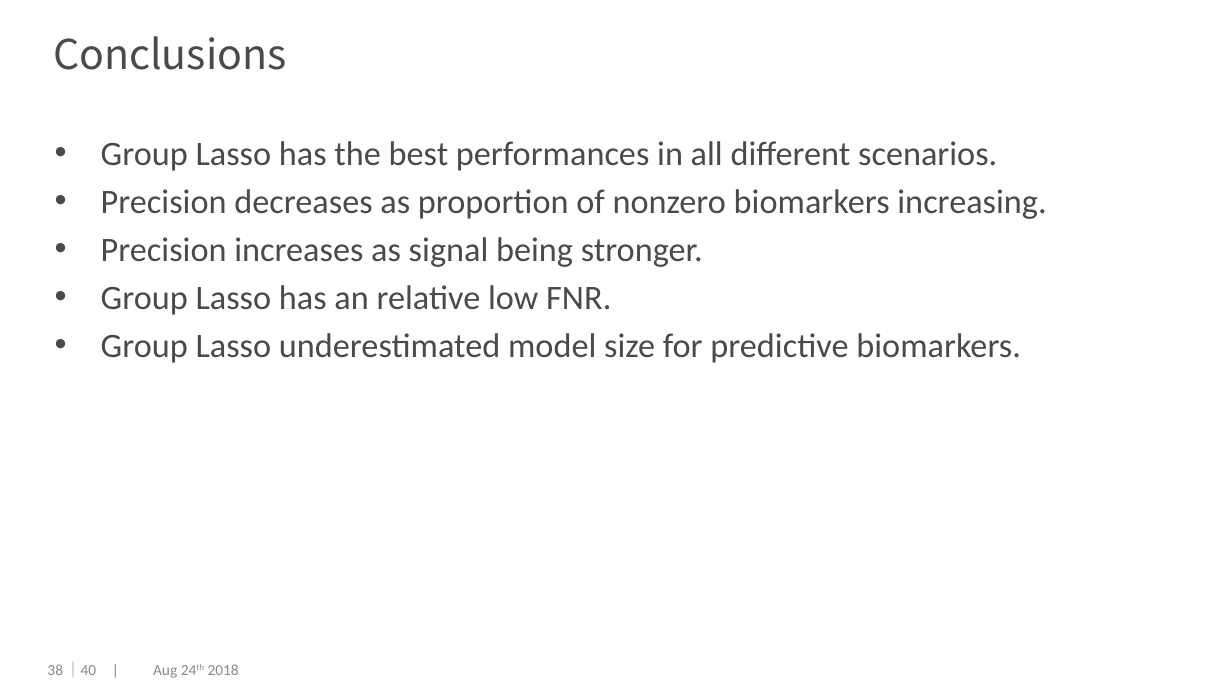
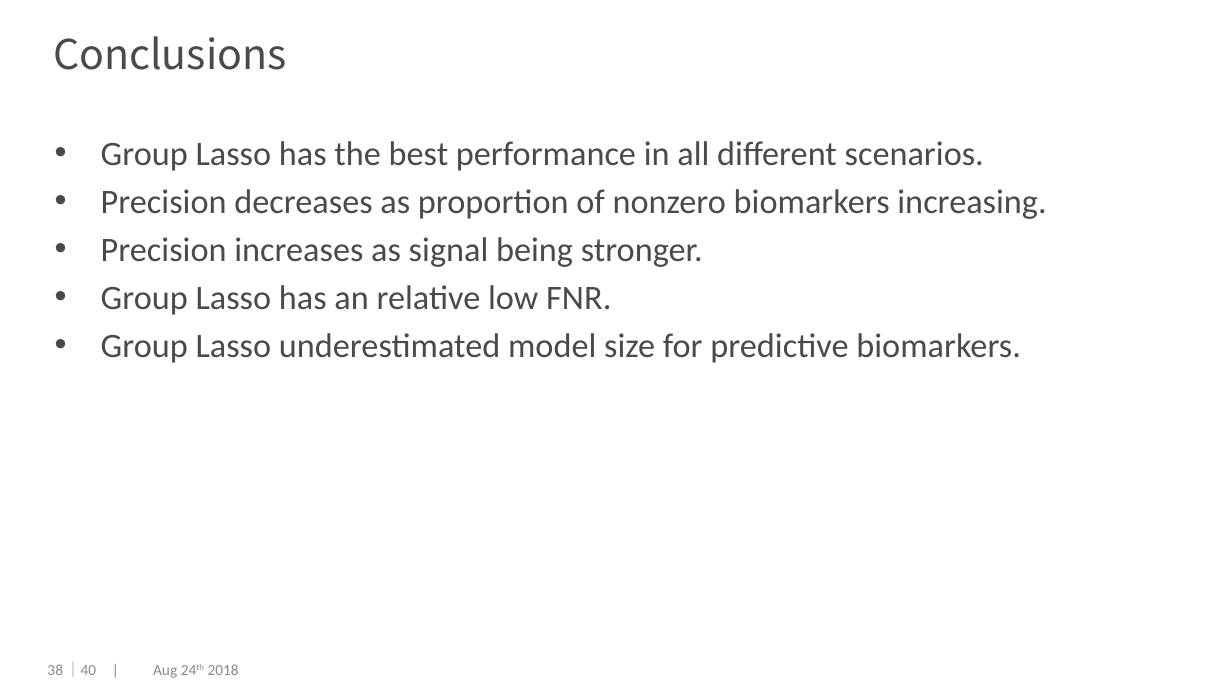
Before and after one commit to dengwx11/GroupLasso, a slide deck: slide 39 of manu & slides/Final.pptx. Drawn at 1232x693 pixels with LibreOffice and Linux fonts; fonts in the diff are those of the drawing; background and template pictures are left out. Boxes give left, top, right and bottom in pixels: in the first picture for what was removed or moved away, otherwise in the second. Text is boxed around its words. In the diff, an @@ line names an element or a change of style, - is before the commit and + after.

```diff
--- a/manu & slides/Final.pptx
+++ b/manu & slides/Final.pptx
@@ text at (101,141,984,171): text changed @@
-• Group Lasso has the best performances in all different scenarios.
+• Group Lasso has the best performance in all different scenarios.
```
Also in this commit, not shown: 2 other slides changed, 1 slide added, 1 slide removed, 1 other file.
